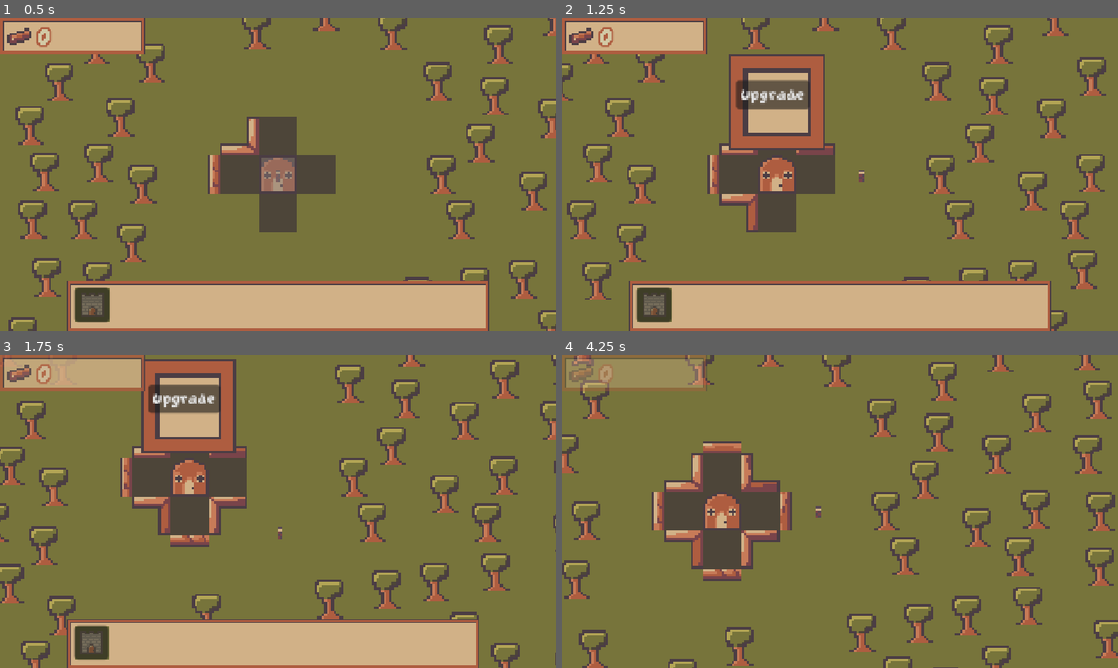
Above: before the commit, frames 1-4 (two rows, left to right).
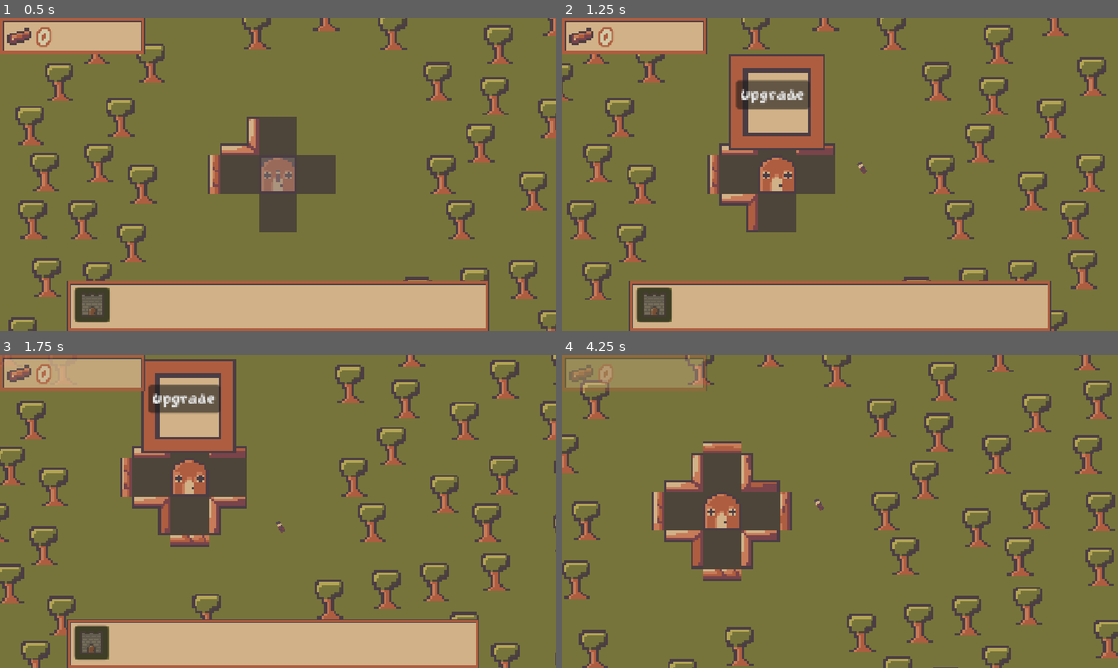
Above: after the commit, the same moments.

Repository: jacksonmist/DeforestStation
Game: Godot game, scene res://Scenes/Root.tscn
The game is run twice, just before and just after one commit, with the same random seed, the same clock (stepped at 60 frames per second) and the same inputs.
Inputs (mouse positions are in pixels of both pictures, inside the frame that each line leads up to):
- Up to frame 1 (0.5 s): no input
- Up to frame 2 (1.25 s): move the mouse to (840, 174) at 0.52 s; press the mouse at (840, 174) at 0.53 s; hold D (Right) from 0.53 s (still down)
- Up to frame 3 (1.75 s): move the mouse to (166, 527) at 1.27 s; release D (Right) at 1.28 s; release the mouse at (166, 527) at 1.28 s; hold S (Down) from 1.28 s (still down); click (166, 527) at 1.35 s
- Up to frame 4 (4.25 s): move the mouse to (895, 442) at 2.02 s; release S (Down) at 2.03 s; press the mouse at (895, 442) at 2.03 s; hold D (Right) 2.03-2.78 s; move the mouse to (812, 574) at 2.77 s; release the mouse at (812, 574) at 2.78 s; hold W (Up) 2.78-3.53 s; click (812, 574) at 2.85 s; move the mouse to (1006, 558) at 3.52 s; press the mouse at (1006, 558) at 3.53 s; hold A (Left) from 3.53 s (still down)

Frame 1 is identical in both runs. In frame 2, less than 0.1% of the frame differs, in the area x 53-55%, y 46-53%; in frame 3, less than 0.1%; in frame 4, 0.2%, in the area x 1-48%, y 0-52%.

Commit message:
Added walking animation

Diff:
--- a/Scenes/Root.tscn
+++ b/Scenes/Root.tscn
@@ -142,6 +142,7 @@
 difficulty_manager = NodePath("../DifficultyManager")
 tree_manager = NodePath("../TreeManager")
 house = NodePath("../House")
+base_amount_to_spawn = 0
 
 [node name="Timer" type="Timer" parent="EnemyManager" unique_id=1248380354]
 
--- a/Scripts/entity.gd
+++ b/Scripts/entity.gd
@@ -1,4 +1,5 @@
 class_name Entity extends Area2D
+@onready var sprite: Sprite2D = $Sprite2D
 
 @export var max_health: float = 10.0
 var health: float
@@ -12,10 +13,17 @@
 var is_active: bool = false
 var low_health_factor: float = 0.33
 var is_low_health: bool = false
+var walk_time: float = 0
 
 var wood_amount: int
 @export var starting_max_wood: int = 5
 var max_wood: int = INF
+
+var walk_rotation: float = PI / 5
+var walk_height: float = 4
+var base_walk_speed: float = 0.3
+var position_tween: Tween
+var rotation_tween: Tween
 
 enum allegience {
 	friendly,
@@ -49,8 +57,25 @@
 	if not imm_targets.is_empty():
 		attack()
 	if move_direction == Vector2.ZERO:
+		walk_time = 0
+		if not rotation_tween and sprite.rotation != 0:
+			rotation_tween = create_tween().set_parallel(true)
+			rotation_tween.tween_property(sprite, "rotation", 0, 0.1)
+		if not position_tween and sprite.position != Vector2.ZERO:
+			position_tween = create_tween().set_parallel(true)
+			position_tween.tween_property(sprite, "position", Vector2.ZERO, 0.1)
 		return
+	if rotation_tween:
+		rotation_tween.kill()
+		rotation_tween = null
+	if position_tween:
+		position_tween.kill()
+		position_tween = null
 	position += (move_direction * speed * delta)
+	walk_time += delta
+	sprite.position.y = -(walk_height * sin(walk_time * base_walk_speed * speed) ** 2)
+	sprite.rotation = (walk_rotation * sin(walk_time * base_walk_speed * speed))
+
 
 func attack():
 	if not can_attack:
@@ -95,4 +120,3 @@
 	health += amount
 	if health >= max_health:
 		health = max_health
-	print(health, max_health)
--- a/Scripts/lumberjack.gd
+++ b/Scripts/lumberjack.gd
@@ -3,7 +3,6 @@
 @onready var state_manager: LumberjackStateManager = $LumberjackStateManager
 var house: House
 var barracks: Barracks
-@onready var sprite: Sprite2D = $Sprite2D
 
 func setup(house_ref: House, barracks_ref: Barracks):
 	house = house_ref
